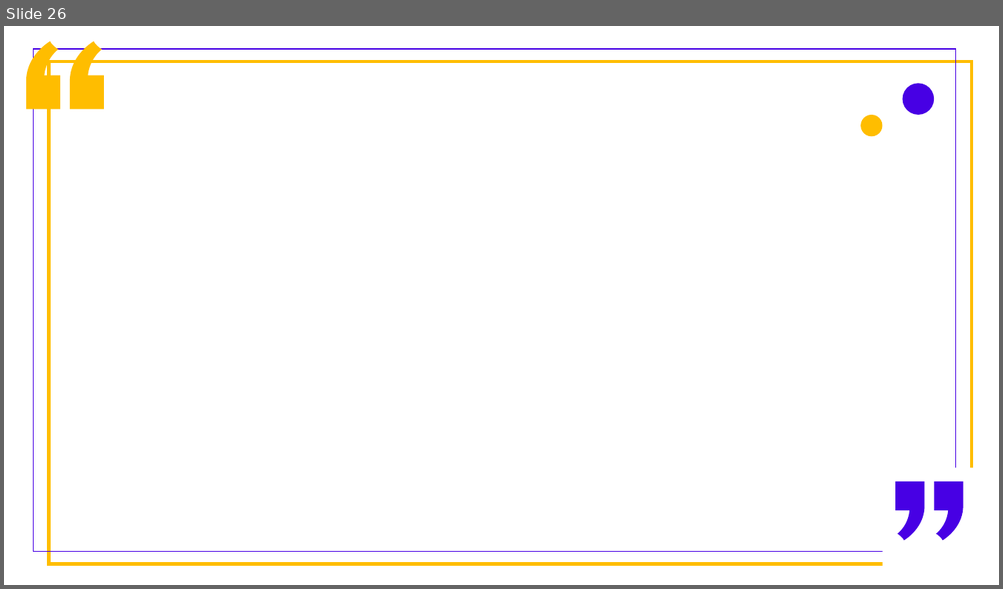
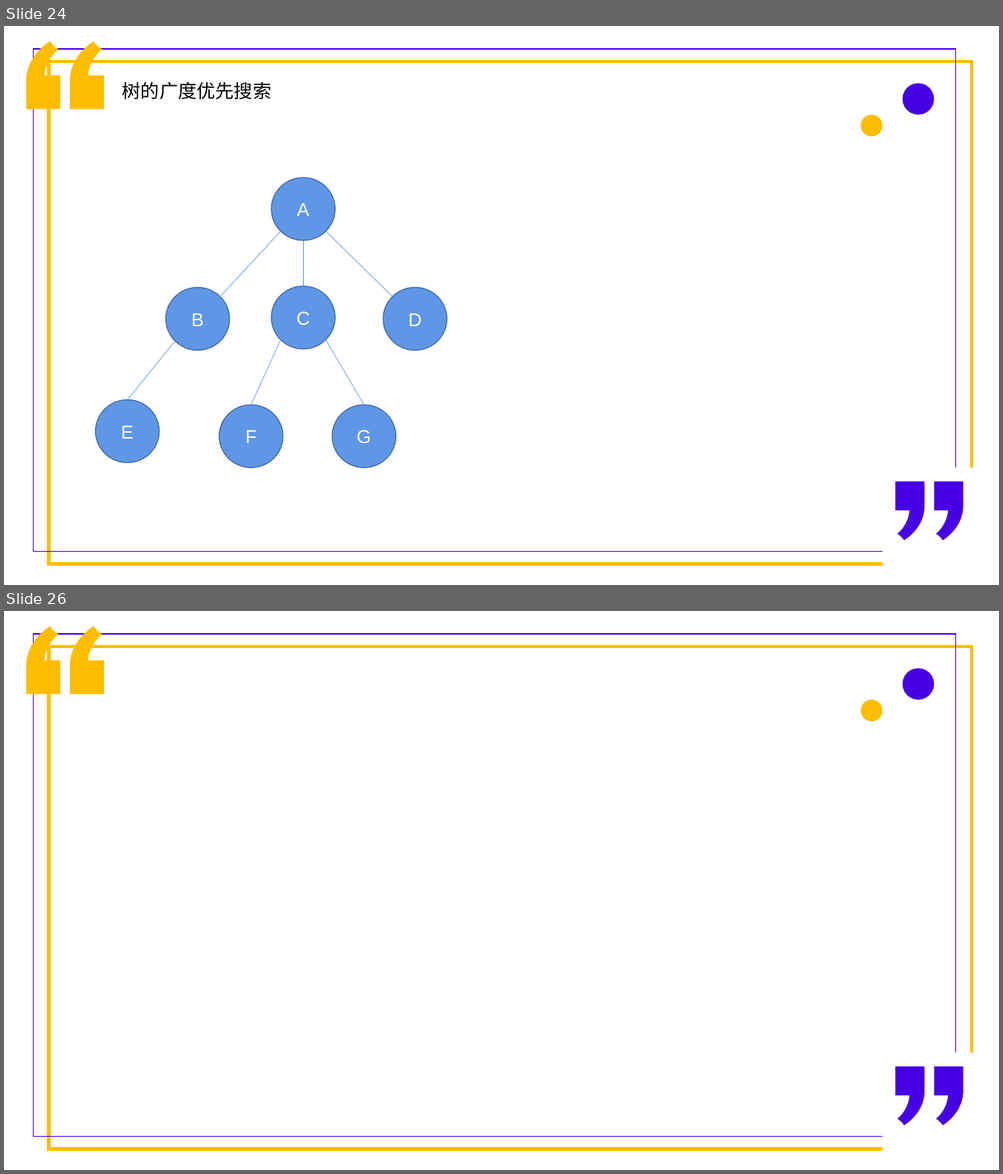
Before and after one commit to PhilRandWu/Algorithm_web, a slide deck: 算法练习思路整理.pptx. Shown one above the other, each under a label of ours: slide 26 before the commit, slides 24 and 26 after it; the slides between them are not shown. The pictures are 1003x589 and 1003x1174 pixels, drawn with LibreOffice and Linux fonts; fonts in the diff are those of the drawing. Boxes give left, top, right and bottom in pixels: in the first picture for what was removed or moved away, otherwise in the second. Text is boxed around its words. In the diff, an @@ line names an element or a change of style, - is before the commit and + after.

Commit message:
图的深度优先搜索

```diff
--- a/算法练习思路整理.pptx
+++ b/算法练习思路整理.pptx
@@ slide 24 added at bbox=[4, 26, 999, 585], background #FFFFFF @@
@@ freeform shape added at bbox=[27, 42, 60, 109], fill #FFBD00, outline #FFBD00 1 pt @@
@@ freeform shape added at bbox=[71, 42, 103, 109], fill #FFBD00, outline #FFBD00 1 pt @@
@@ rectangle added at bbox=[33, 49, 956, 552], outline #4700E4 1 pt @@
@@ rectangle added at bbox=[48, 62, 972, 565], outline #FFBD00 3.25 pt @@
@@ text added at bbox=[122, 82, 272, 99], 18 pt, text #000000 @@
+树的广度优先搜索
@@ ellipse added at bbox=[902, 84, 933, 115], fill #4700E4 @@
@@ ellipse added at bbox=[860, 115, 882, 136], fill #FFBD00 @@
@@ ellipse added at bbox=[271, 178, 335, 240], fill #6096E6, outline #476FAA 1 pt, 18 pt, text #FFFFFF @@
+A
@@ line added from (281, 231) to (220, 297), #6096E6 0.5 pt @@
@@ line added from (303, 241) to (303, 286), #6096E6 0.5 pt @@
@@ line added from (326, 231) to (392, 297), #6096E6 0.5 pt @@
@@ ellipse added at bbox=[166, 288, 229, 351], fill #6096E6, outline #476FAA 1 pt, 18 pt, text #FFFFFF @@
+B
@@ ellipse added at bbox=[271, 286, 335, 349], fill #6096E6, outline #476FAA 1 pt, 18 pt, text #FFFFFF @@
+C
@@ ellipse added at bbox=[383, 288, 447, 351], fill #6096E6, outline #476FAA 1 pt, 18 pt, text #FFFFFF @@
+D
@@ line added from (175, 341) to (127, 400), #6096E6 0.5 pt @@
@@ line added from (281, 340) to (251, 405), #6096E6 0.5 pt @@
@@ line added from (364, 405) to (326, 340), #6096E6 0.5 pt @@
@@ ellipse added at bbox=[96, 400, 159, 463], fill #6096E6, outline #476FAA 1 pt, 18 pt, text #FFFFFF @@
+E
@@ ellipse added at bbox=[219, 405, 282, 468], fill #6096E6, outline #476FAA 1 pt, 18 pt, text #FFFFFF @@
+F
@@ ellipse added at bbox=[333, 405, 395, 468], fill #6096E6, outline #476FAA 1 pt, 18 pt, text #FFFFFF @@
+G
@@ rectangle added at bbox=[882, 469, 982, 577], fill #FFFFFF @@
@@ freeform shape added at bbox=[896, 482, 925, 541], fill #4700E4 @@
@@ freeform shape added at bbox=[933, 482, 963, 541], fill #4700E4 @@
```
Also in this commit, not shown: 2 slides changed, 2 other slides added, 3 slides removed, 2 other files.
